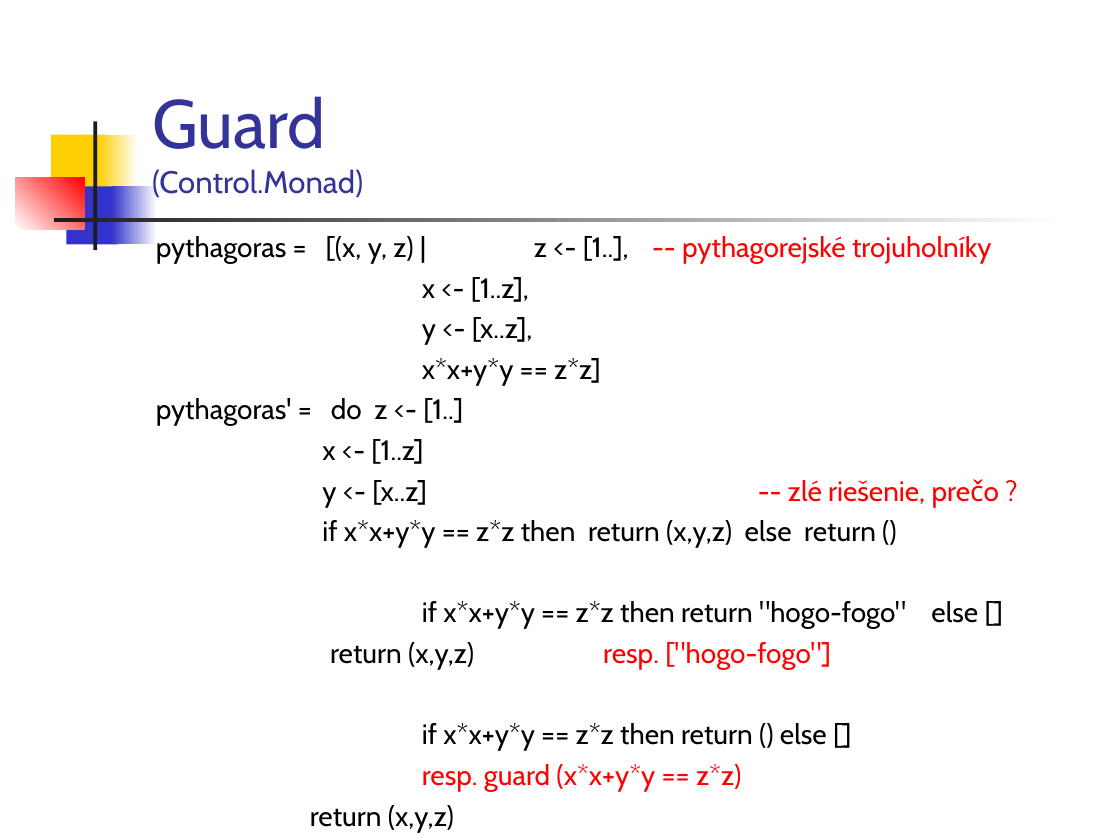
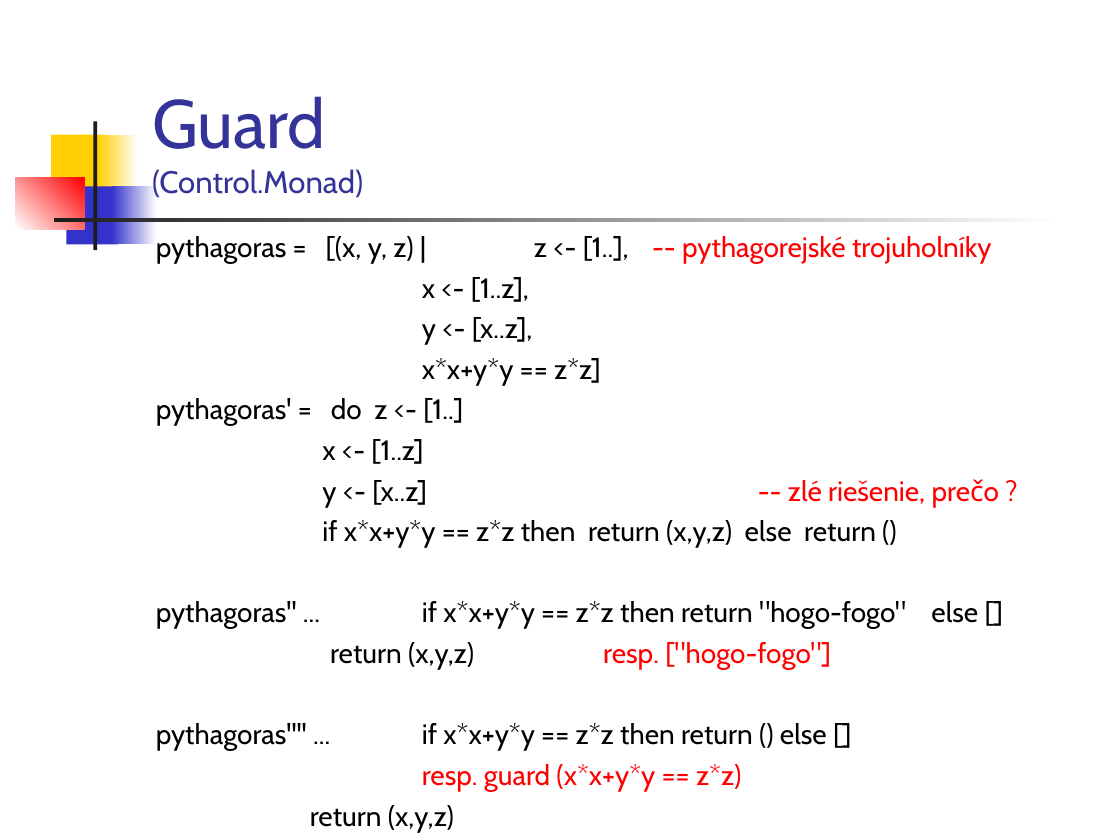
Before and after one commit to Funkcionalne/Prednasky, a slide deck: slide 14 of 12/12_fpro.ppt (slide 10 before the commit). Drawn at 1120x840 pixels with LibreOffice and Linux fonts; fonts in the diff are those of the drawing. Boxes give left, top, right and bottom in pixels: in the first picture for what was removed or moved away, otherwise in the second. Text is boxed around its words. In the diff, an @@ line names an element or a change of style, - is before the commit and + after.

```diff
--- a/12/12_fpro.ppt
+++ b/12/12_fpro.ppt
@@ text at (156,601,978,629): text changed @@
-if x*x+y*y == z*z then return "hogo-fogo" else []
+pythagoras'' ... if x*x+y*y == z*z then return "hogo-fogo" else []
@@ text at (156,723,827,751): text changed @@
-if x*x+y*y == z*z then return () else []
+pythagoras'''' ... if x*x+y*y == z*z then return () else []
```
Also in this commit, not shown: 11 other slides changed, 8 slides added, 9 other files.
